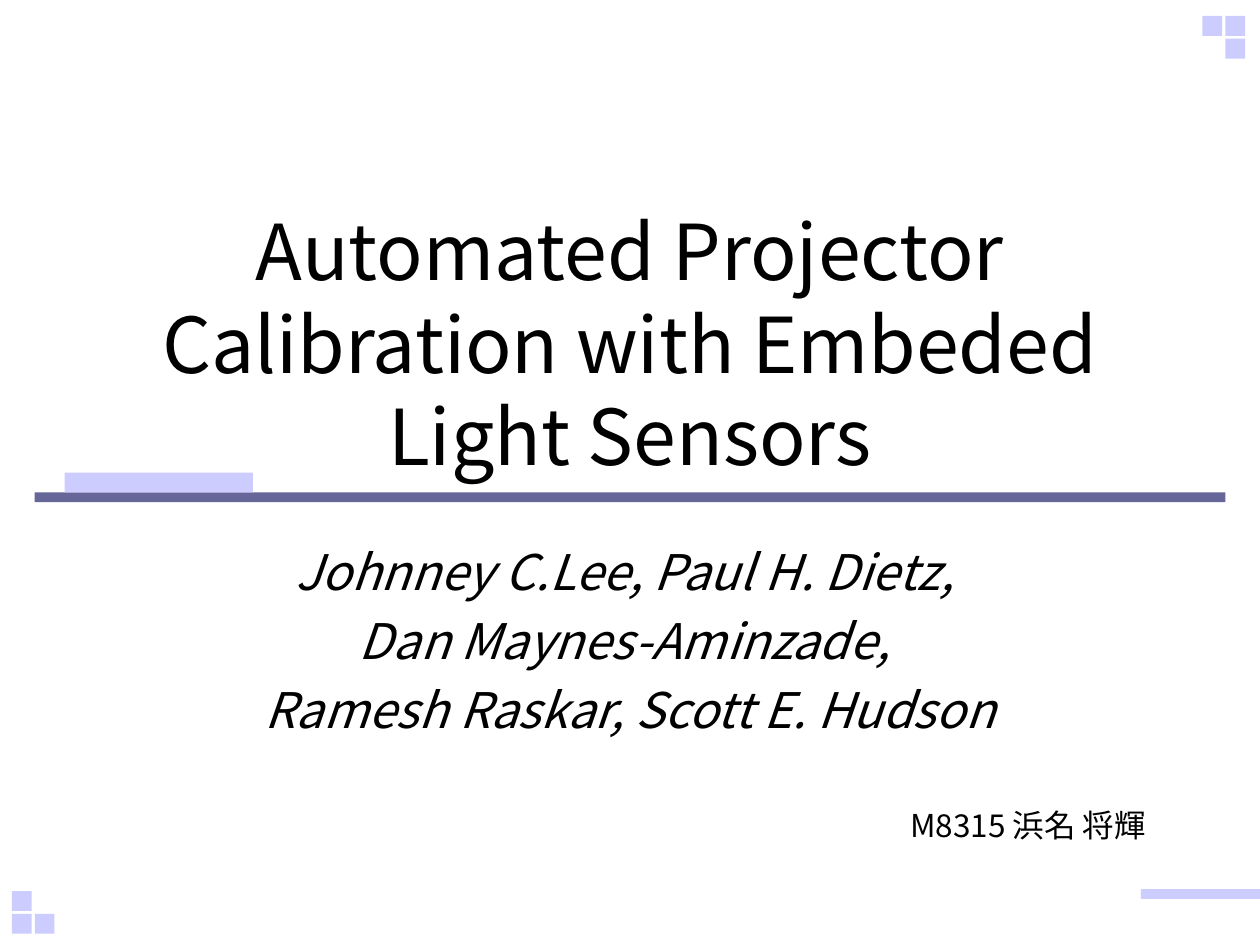
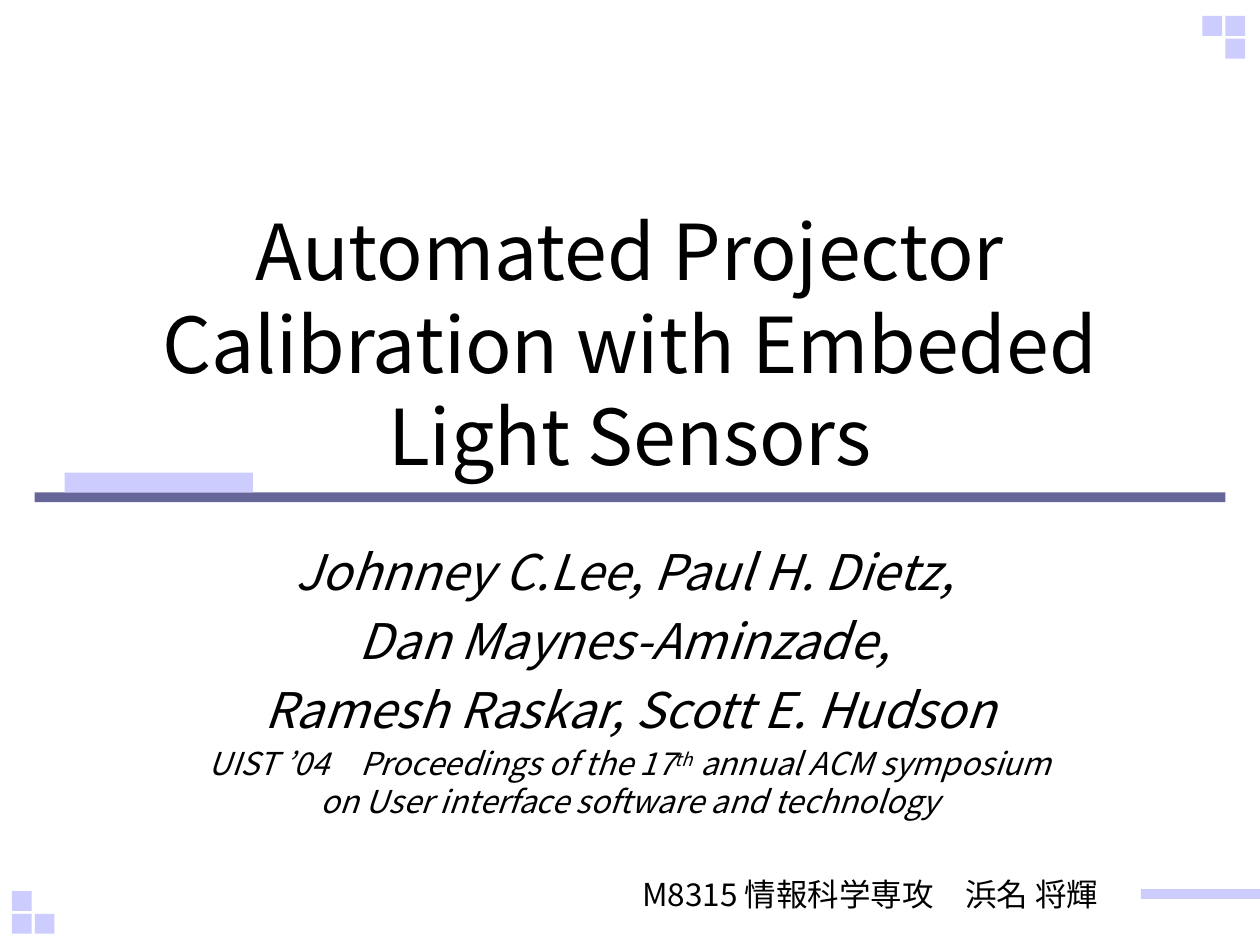
Before and after one commit to sho-hama/Human_Interface, a slide deck: slide 1 of HI_hamana.pptx. Drawn at 1260x945 pixels with LibreOffice and Linux fonts; fonts in the diff are those of the drawing. Boxes give left, top, right and bottom in pixels: in the first picture for what was removed or moved away, otherwise in the second. Text is boxed around its words. In the diff, an @@ line names an element or a change of style, - is before the commit and + after.

```diff
--- a/HI_hamana.pptx
+++ b/HI_hamana.pptx
@@ subtitle at [209, 749, 1051, 821]: paragraph added @@
+UIST ’04 Proceedings of the 17th annual ACM symposium on User interface software and technology
@@ text at [642, 879, 1098, 909]: text changed @@
-M8315 浜名 将輝
+M8315 情報科学専攻 浜名 将輝
```
Also in this commit, not shown: 8 other slides changed, 3 slides added, 1 slide removed.
